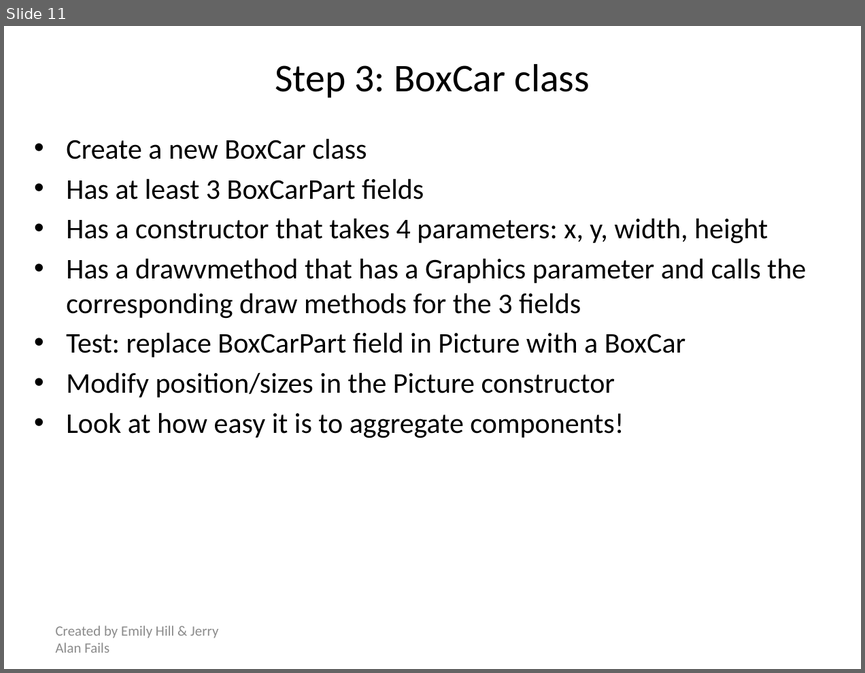
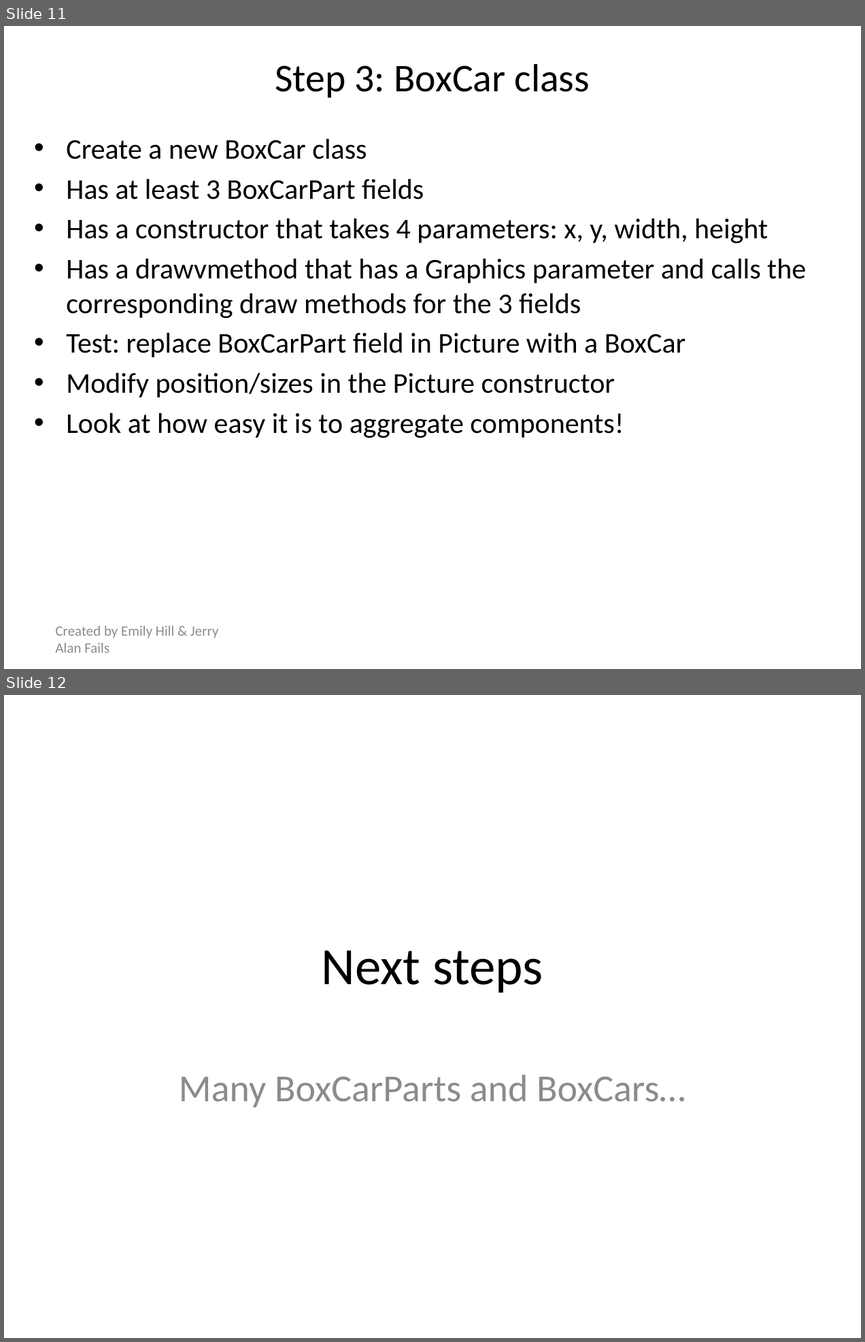
Before and after one commit to emhill/151-S15, a slide deck: src/morea/materials/07-Composing.pptx. Shown one above the other, each under a label of ours: slide 11 before the commit, slides 11 and 12 after it. The pictures are 865x673 and 865x1342 pixels, drawn with LibreOffice and Linux fonts; fonts in the diff are those of the drawing. Boxes give left, top, right and bottom in pixels: in the first picture for what was removed or moved away, otherwise in the second. Text is boxed around its words. In the diff, an @@ line names an element or a change of style, - is before the commit and + after.

```diff
--- a/src/morea/materials/07-Composing.pptx
+++ b/src/morea/materials/07-Composing.pptx
@@ slide 12 added at (4, 695, 861, 1338), background #FFFFFF @@
@@ title added at (322, 950, 543, 993), 44 pt, text #000000 @@
+Next steps
@@ subtitle added at (179, 1074, 685, 1107), 32 pt, text #8C8C8C @@
+Many BoxCarParts and BoxCars…
```
Also in this commit, not shown: 28 other slides added.
